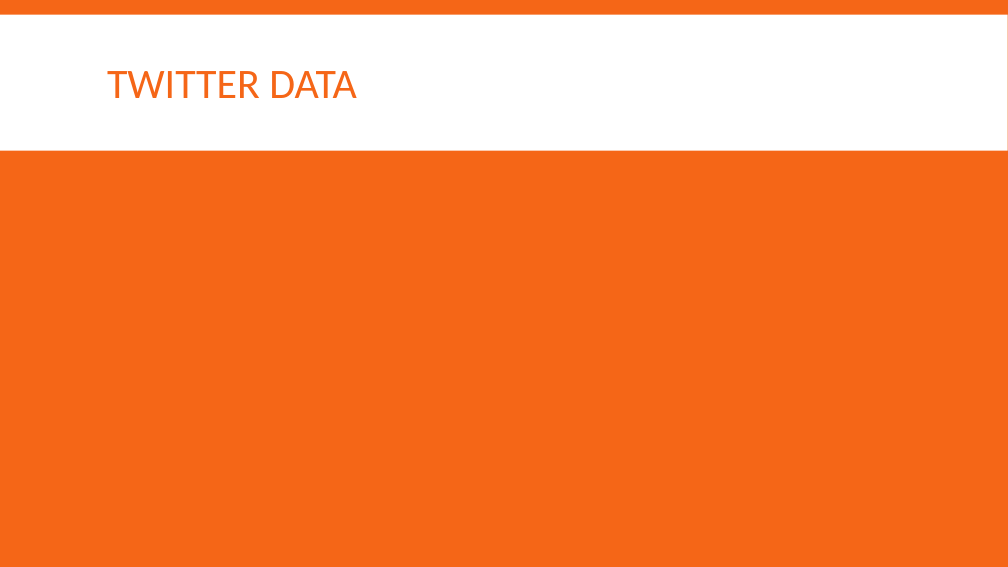
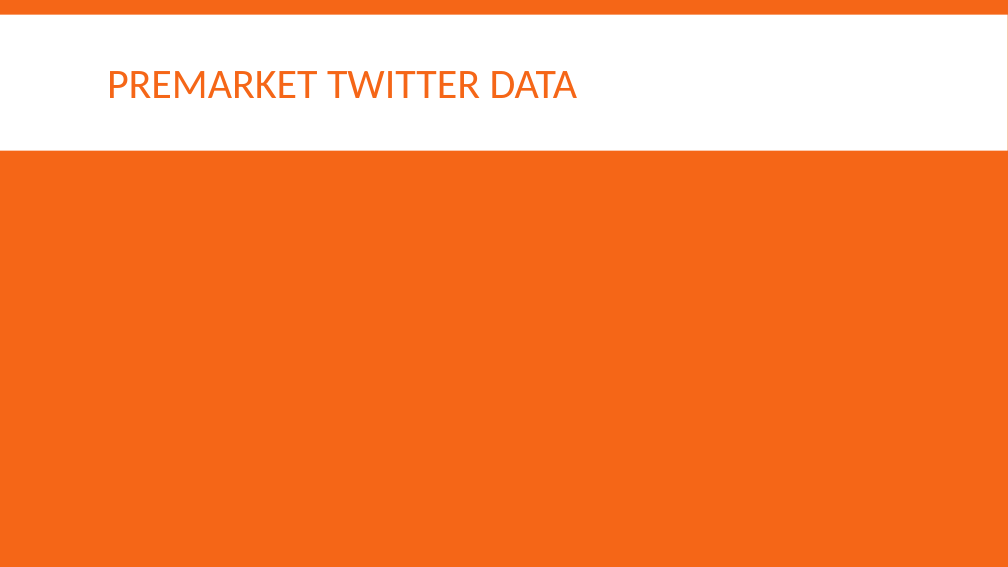
Before and after one commit to dcheung15/DataMiningProject, a slide deck: slide 7 of Powerpoint/Final Project.pptx (slide 9 before the commit). Drawn at 1008x567 pixels with LibreOffice and Linux fonts; fonts in the diff are those of the drawing. Boxes give left, top, right and bottom in pixels: in the first picture for what was removed or moved away, otherwise in the second. Text is boxed around its words. In the diff, an @@ line names an element or a change of style, - is before the commit and + after.

```diff
--- a/Powerpoint/Final Project.pptx
+++ b/Powerpoint/Final Project.pptx
@@ title at [107, 71, 578, 98]: text changed @@
-TWITTER DATA
+PREMARKET TWITTER DATA
```
Also in this commit, not shown: 2 other slides changed.
